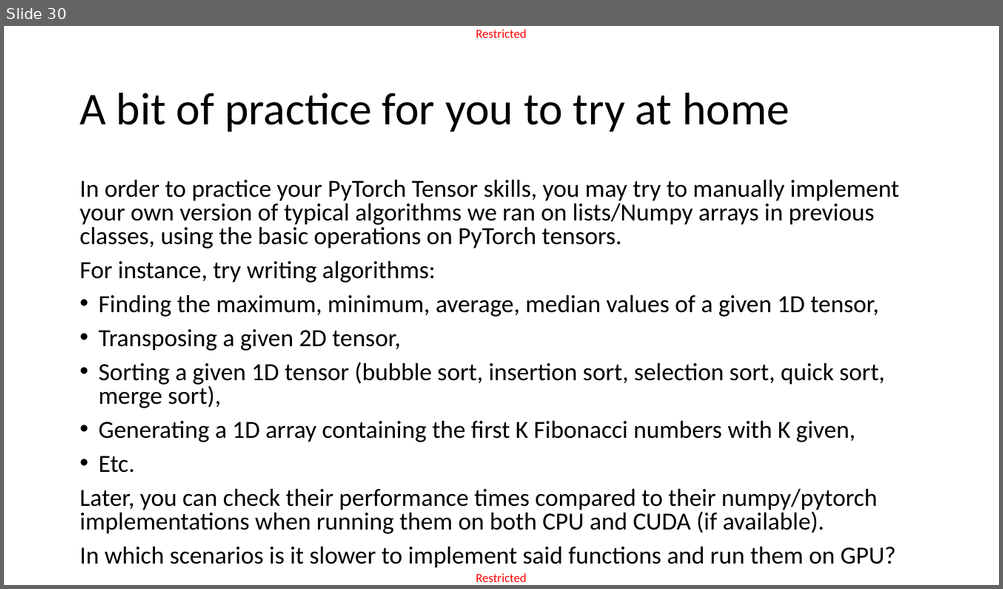
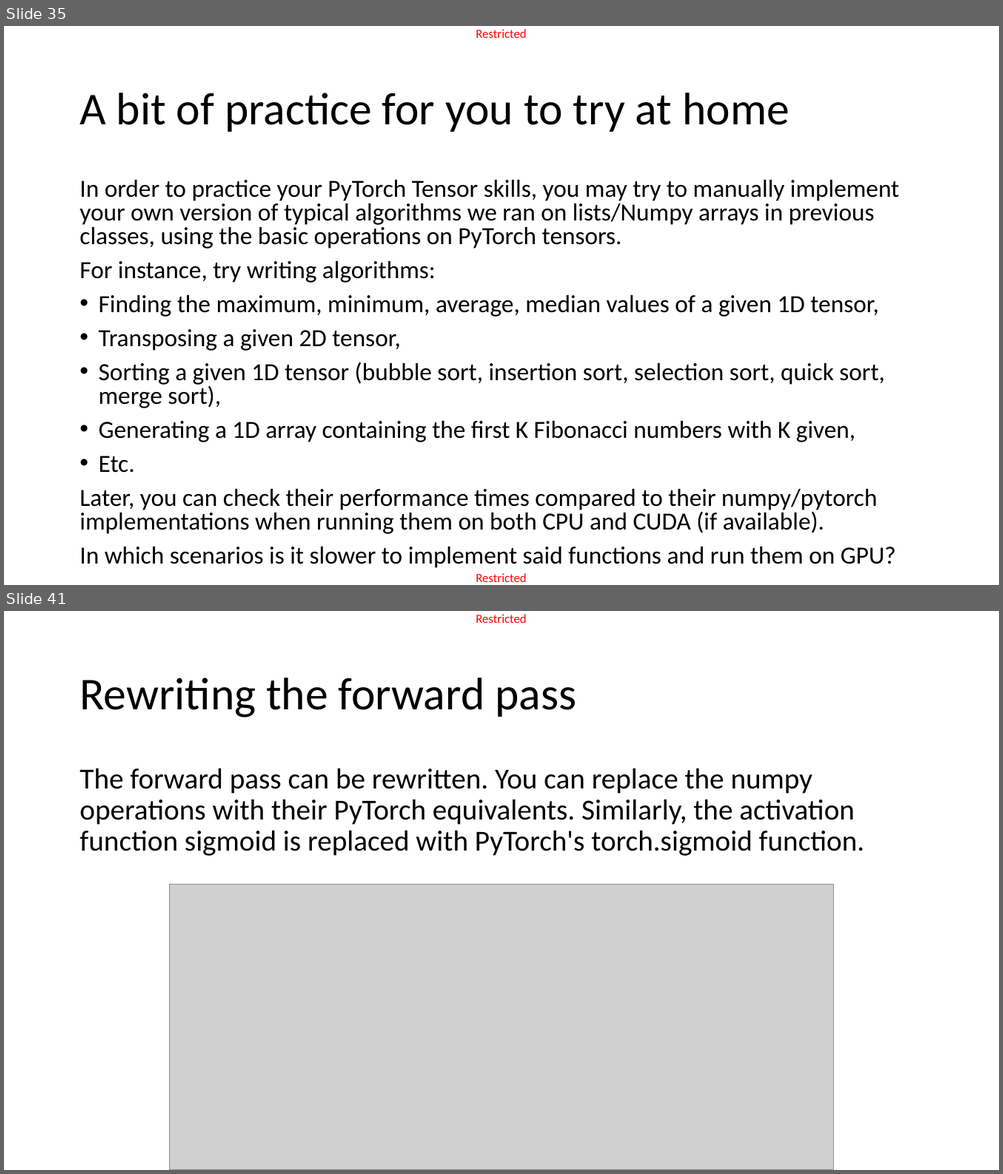
Before and after one commit to matthieudemari/SUTD_DL_50_039, a slide deck: W3/0. All/W3.pptx. Shown one above the other, each under a label of ours: slide 30 before the commit, slides 35 and 41 after it; the slides between them are not shown. The pictures are 1003x589 and 1003x1174 pixels, drawn with LibreOffice and Linux fonts; fonts in the diff are those of the drawing; grey boxes stand for pictures. Boxes give left, top, right and bottom in pixels: in the first picture for what was removed or moved away, otherwise in the second. Text is boxed around its words. In the diff, an @@ line names an element or a change of style, - is before the commit and + after.

```diff
--- a/W3/0. All/W3.pptx
+++ b/W3/0. All/W3.pptx
@@ slide 41 added at box(4, 611, 999, 1170), background #FFFFFF; not listed: 2 template elements that a slide beside it also shows @@
@@ title added at box(79, 678, 576, 718), 44 pt, text #000000 @@
+Rewriting the forward pass
@@ text added at box(79, 768, 864, 856), 28 pt, text #000000 @@
+The forward pass can be rewritten. You can replace the numpy operations with their PyTorch equivalents. Similarly, the activation function sigmoid is replaced with PyTorch's torch.sigmoid function.
@@ picture added at box(170, 884, 834, 1170) @@
@@ what was slide 30 is now slide 35 @@
```
Also in this commit, not shown: 14 other slides added, 3 slides removed, 1 other file.
